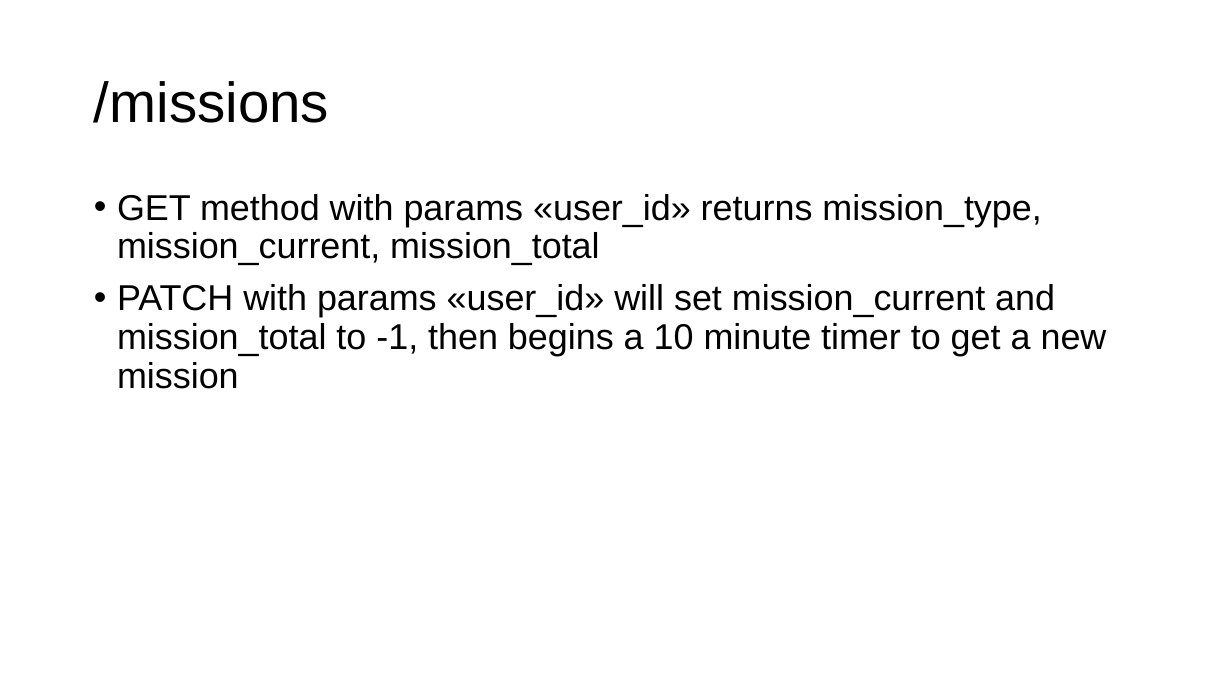
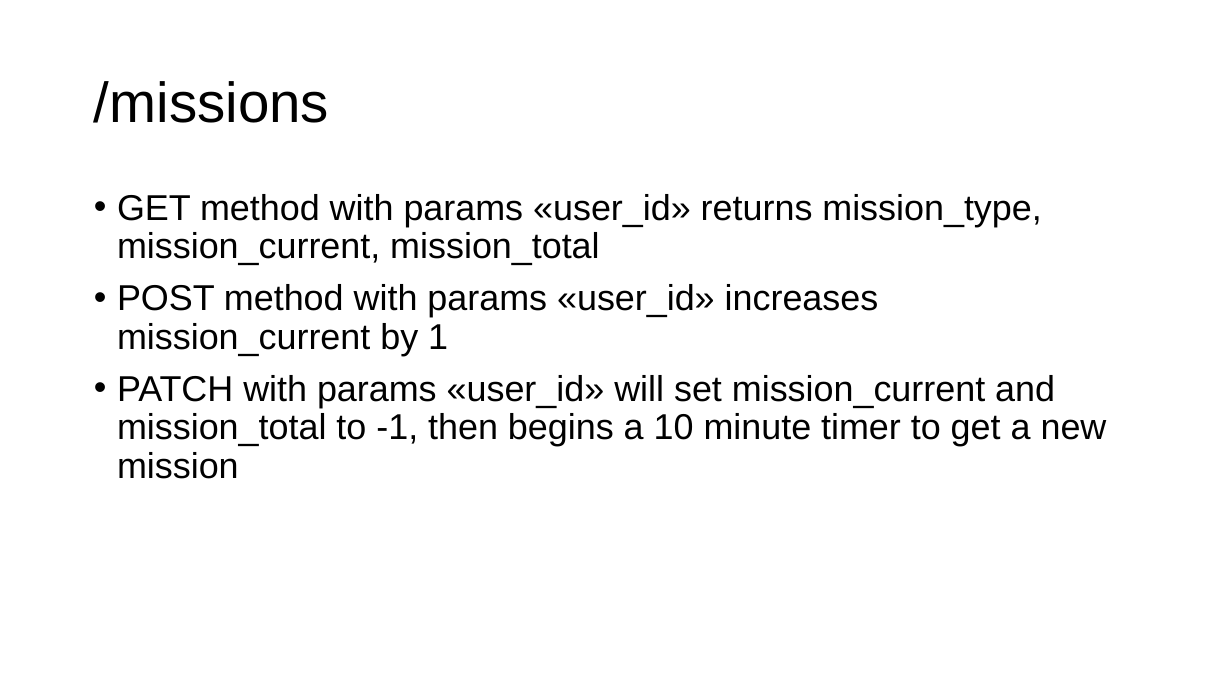
Before and after one commit to gmfk07/iu2018-backend, a slide deck: slide 24 of iu-spec-backend.pptx. Drawn at 1232x693 pixels with LibreOffice and Linux fonts; fonts in the diff are those of the drawing. Boxes give left, top, right and bottom in pixels: in the first picture for what was removed or moved away, otherwise in the second. Text is boxed around its words. In the diff, an @@ line names an element or a change of style, - is before the commit and + after.

Commit message:
HTTP Method Updates

```diff
--- a/iu-spec-backend.pptx
+++ b/iu-spec-backend.pptx
@@ text at (x1=117, y1=284, x2=879, y2=356): paragraph added @@
+• POST method with params «user_id» increases mission_current by 1
```
Also in this commit, not shown: 2 other slides changed, 2 other files.
